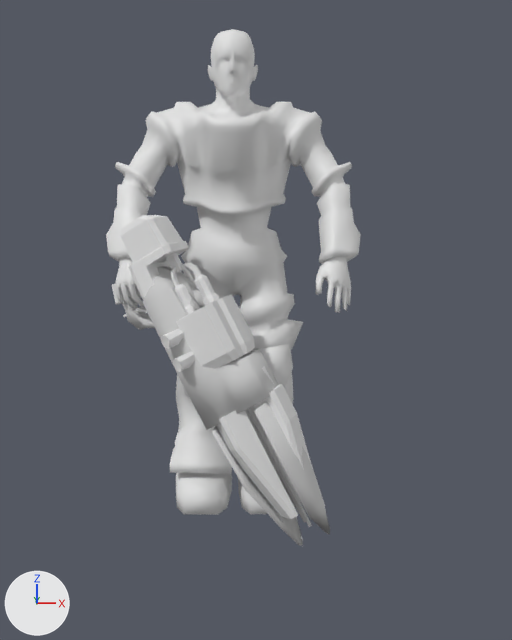
The Blender file Tools/Models/Players/enforcer.blend as it was, and as the next commit left it.
The view is the same before and after, from a 50 mm camera at (1.3, -84.7, 20.3) aimed at (2.9, 6.3, 10.3). Arrows for +X, +Y and +Z are at lower left; the lights stay in place.

Names of what the first picture shows: 'beamgun', 'enforcer', 'newviolator'.
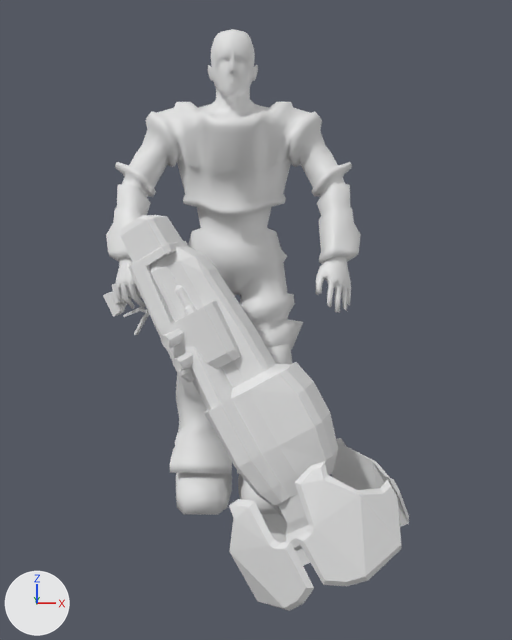
Edits to the bpy script that builds the scene:
```text
Add mat_none_minderaser_jpg:
    mat_none_minderaser_jpg = diffuse_material('None_minderaser.jpg')
    mat_none_minderaser_jpg.base_color = (0.8, 0.8, 0.8)  # white #e7e7e7
Add me_minderaser:
    me_minderaser.from_pydata(...)  # 454 vertices, 436 faces; spans x -7.0..474.0, y -123.0..78.0, z 16.0..248.0
    me_minderaser.materials.append(mat_none_minderaser_jpg)  # its picture is missing
Change ob_beamgun:
    add ob_beamgun.hide_viewport = True
Add ob_minderaser:
    ob_minderaser = bpy.data.objects.new('minderaser', me_minderaser)
    ob_minderaser.location = (-16.4, 19.9, 11.4)
    ob_minderaser.rotation_euler = (-0.277, 1.012, -0.671)  # degrees (-16, 58, -38)
    ob_minderaser.scale = (0.1, 0.1, 0.1)
```

Changed parts and their boxes [x1, y1, x2, y2] in the pictures (512 x 640 px):
'minderaser', added
    after: [103, 246, 409, 611]
'beamgun', hidden
    before: [115, 266, 330, 545]
